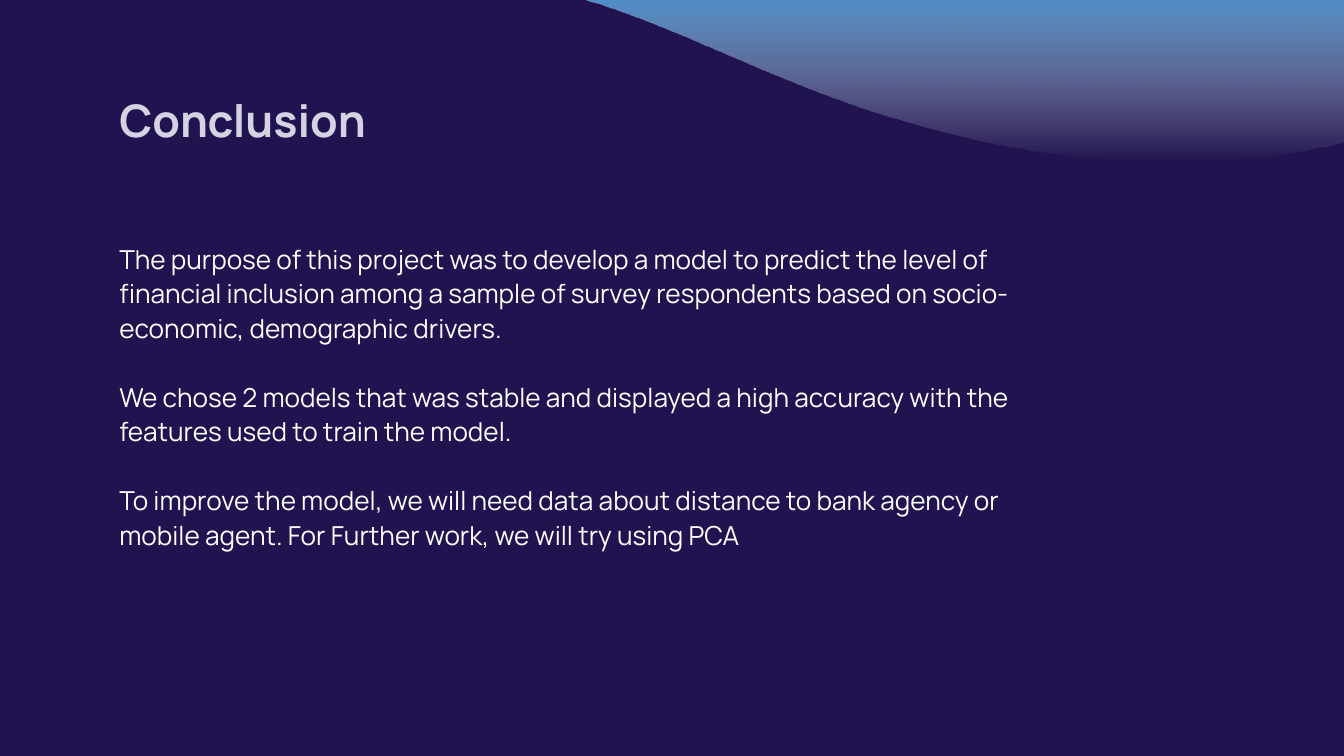
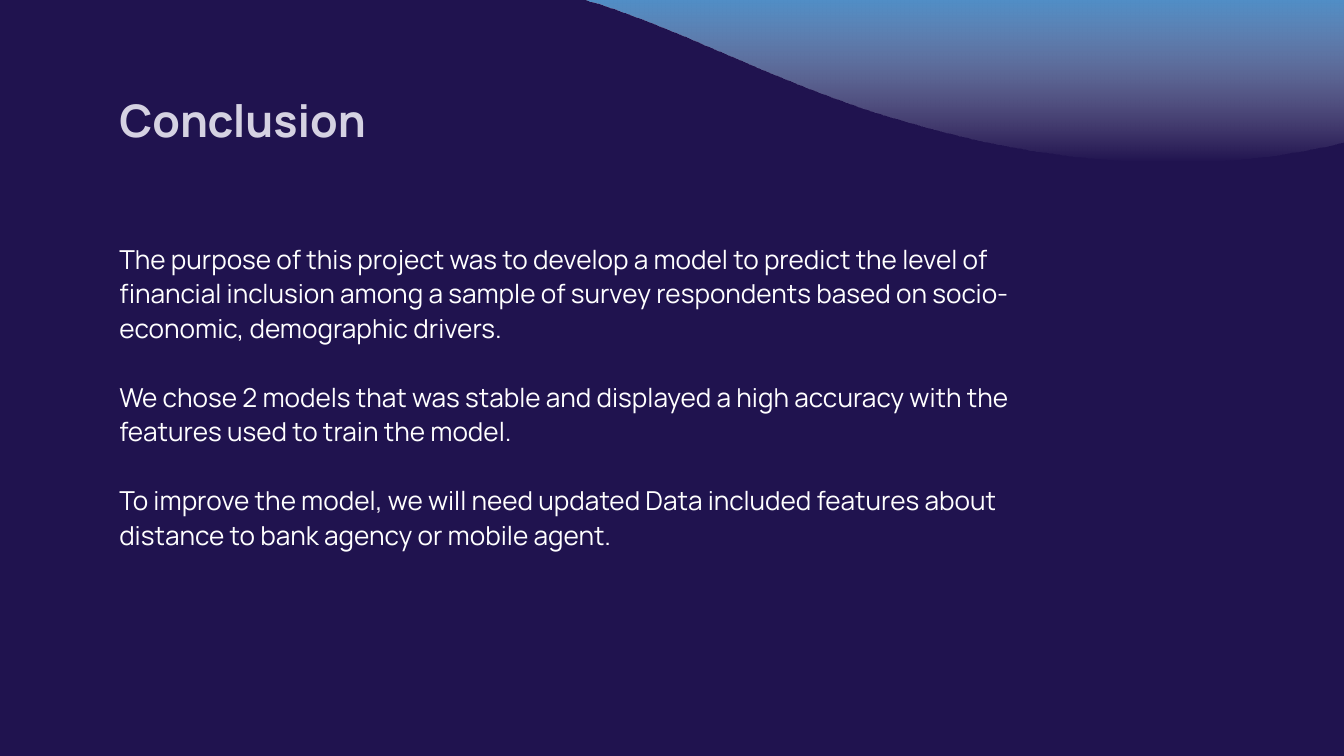
Before and after one commit to VIP509/Finance-Inclusion-1, a slide deck: slide 19 of Pierry Valcin Presentation.pptx. Drawn at 1344x756 pixels with LibreOffice and Linux fonts; fonts in the diff are those of the drawing. Boxes give left, top, right and bottom in pixels: in the first picture for what was removed or moved away, otherwise in the second. Text is boxed around its words. In the diff, an @@ line names an element or a change of style, - is before the commit and + after.

```diff
--- a/Pierry Valcin Presentation.pptx
+++ b/Pierry Valcin Presentation.pptx
@@ subtitle at [119,490,996,552]: text changed @@
-To improve the model, we will need data about distance to bank agency or mobile agent. For Further work, we will try using PCA
+To improve the model, we will need updated Data included features about distance to bank agency or mobile agent.
```
Also in this commit, not shown: 6 other slides changed, 1 slide removed.
